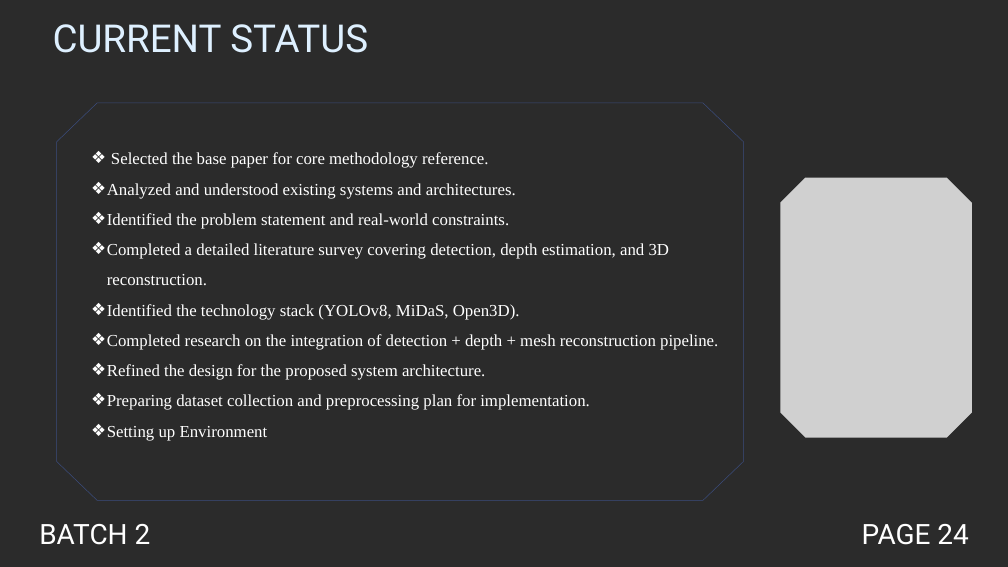
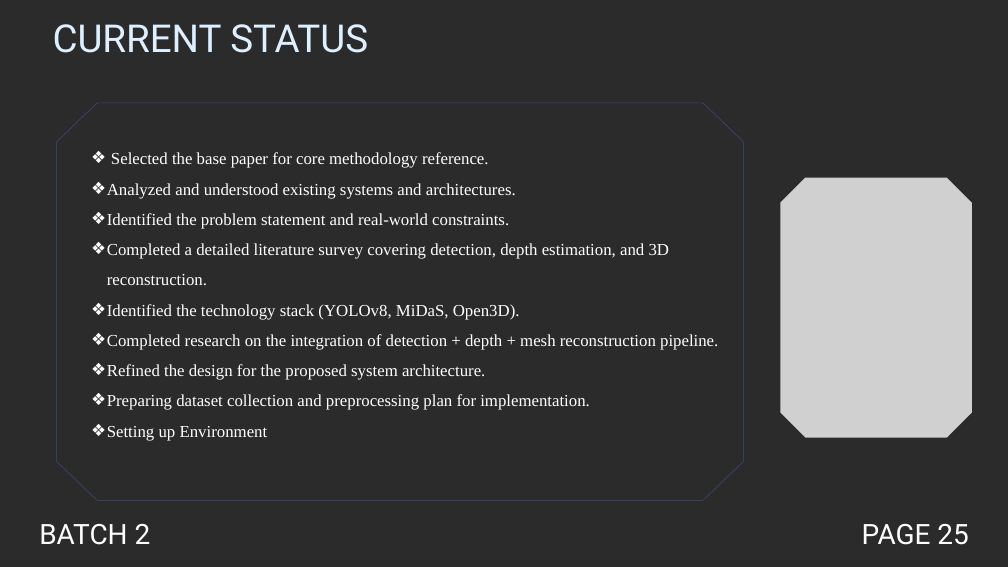
Before and after one commit to Jaz0XD/Pothole_Detection_System, a slide deck: slide 25 of Presentation - 28 Jan/First Review Final PPT - Class Presentation.pptx. Drawn at 1008x567 pixels with LibreOffice and Linux fonts; fonts in the diff are those of the drawing; grey boxes stand for pictures; background and template pictures are left out; a plain dark background stands for a picture behind light text. Boxes give left, top, right and bottom in pixels: in the first picture for what was removed or moved away, otherwise in the second. Text is boxed around its words. In the diff, an @@ line names an element or a change of style, - is before the commit and + after.

```diff
--- a/Presentation - 28 Jan/First Review Final PPT - Class Presentation.pptx
+++ b/Presentation - 28 Jan/First Review Final PPT - Class Presentation.pptx
@@ text at bbox=[862, 524, 968, 545]: text changed @@
-PAGE 24
+PAGE 25
```
Also in this commit, not shown: 4 other slides changed.
